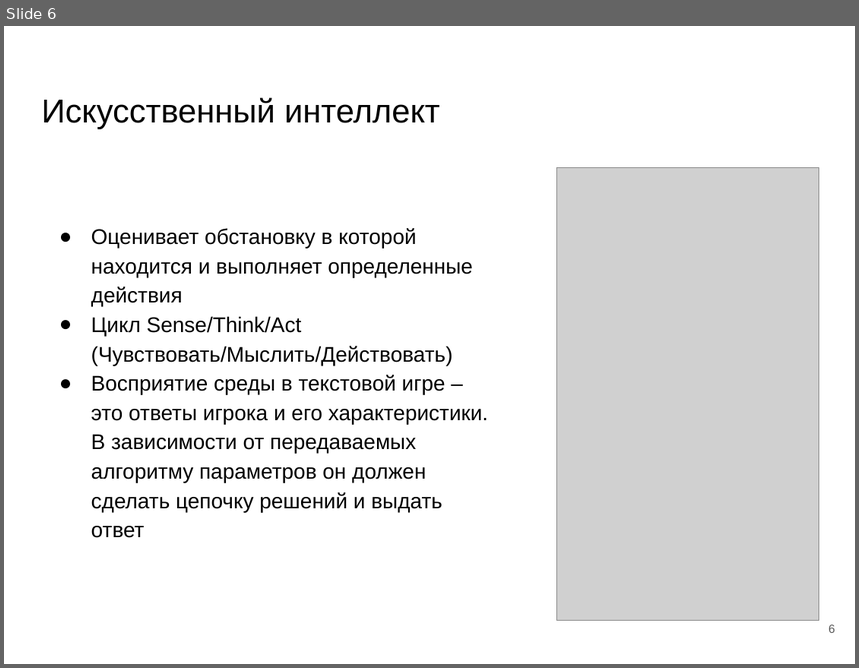
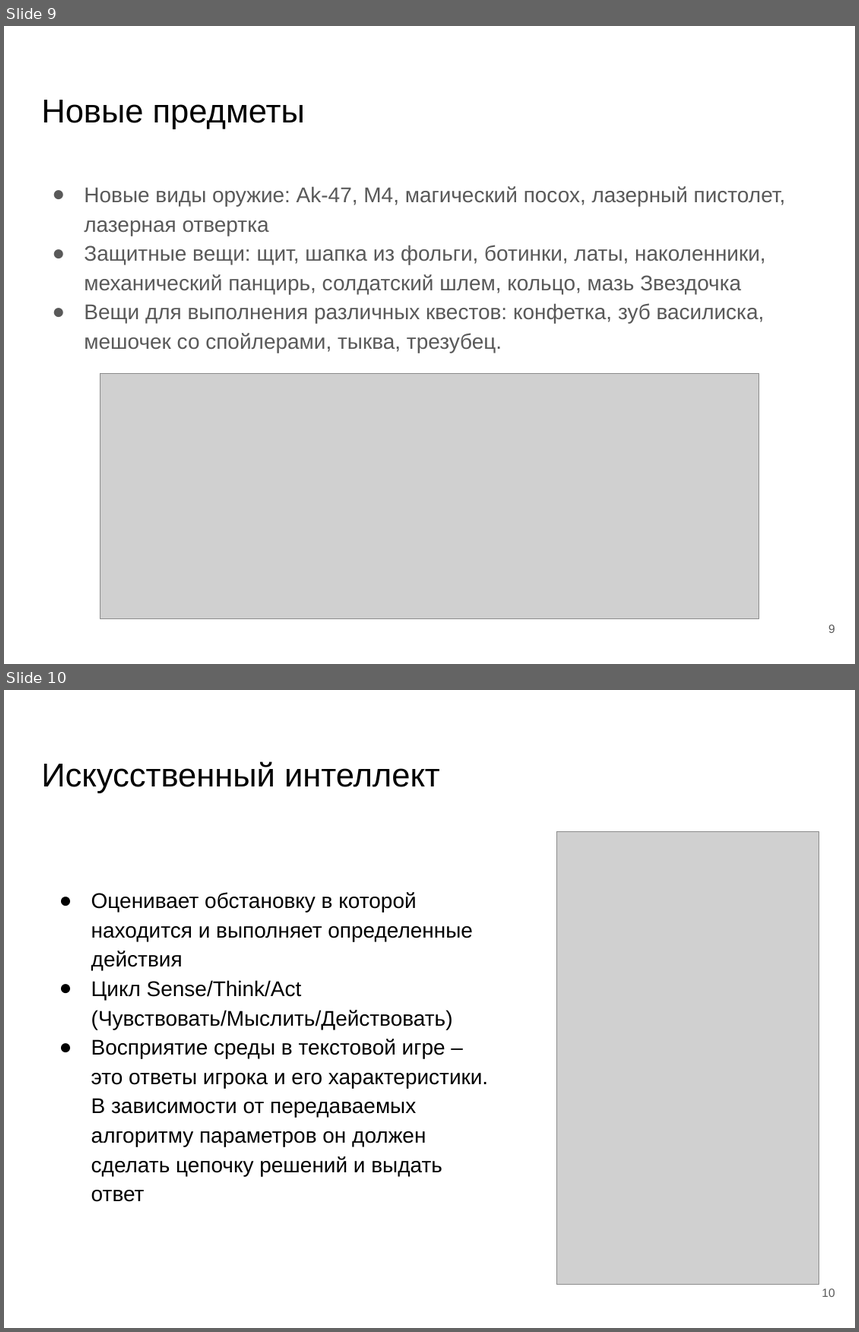
Before and after one commit to kolobok001/Uirs, a slide deck: otchet/Видякин Голушков.pptx. Shown one above the other, each under a label of ours: slide 6 before the commit, slides 9 and 10 after it. The pictures are 859x668 and 859x1332 pixels, drawn with LibreOffice and Linux fonts; fonts in the diff are those of the drawing; grey boxes stand for pictures. Boxes give left, top, right and bottom in pixels: in the first picture for what was removed or moved away, otherwise in the second. Text is boxed around its words. In the diff, an @@ line names an element or a change of style, - is before the commit and + after.

```diff
--- a/otchet/Видякин Голушков.pptx
+++ b/otchet/Видякин Голушков.pptx
@@ slide 9 added at bbox=[4, 26, 855, 664], background #FFFFFF @@
@@ title added at bbox=[41, 100, 305, 129], 28 pt, text #000000 @@
+Новые предметы
@@ text added at bbox=[84, 186, 786, 353], 18 pt, text #595959 @@
+● Новые виды оружие: Ak-47, М4, магический посох, лазерный пистолет, лазерная отвертка
+● Защитные вещи: щит, шапка из фольги, ботинки, латы, наколенники, механический панцирь, солдатский шлем, кольцо, мазь Звездочка
+● Вещи для выполнения различных квестов: конфетка, зуб василиска, мешочек со спойлерами, тыква, трезубец.
@@ picture added at bbox=[101, 373, 759, 620] @@
@@ page number added at bbox=[829, 625, 835, 633], 10 pt, text #595959 @@
+9
@@ what was slide 6 is now slide 10 @@
@@ page number at bbox=[822, 1289, 835, 1297]: text changed @@
-6
+10
```
Also in this commit, not shown: 3 slides changed, 7 other slides added, 7 slides removed, 1 other file.
